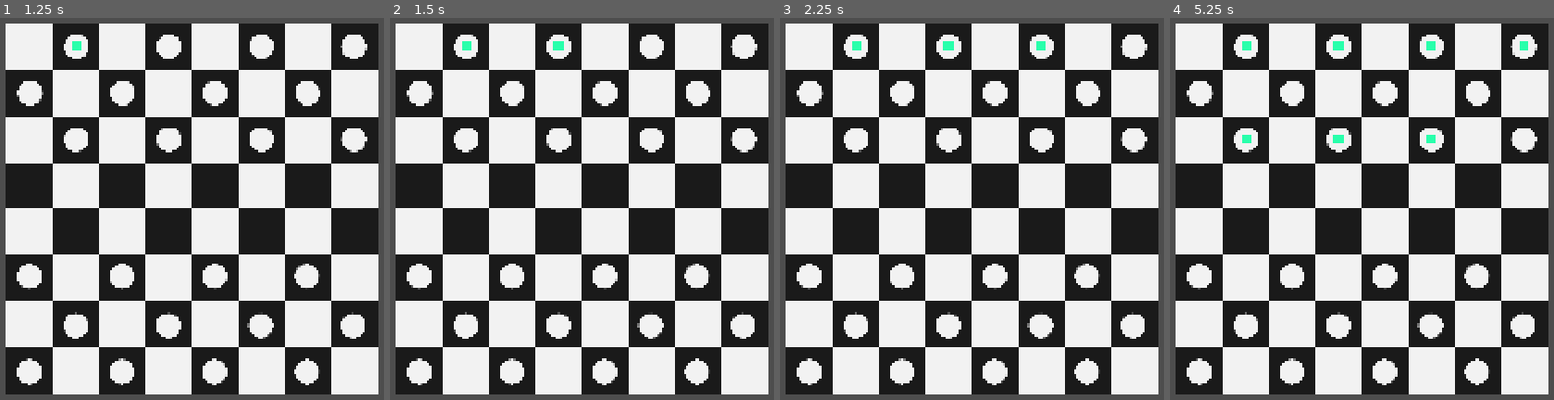
Above: before the commit, frames 1-4 (left to right).
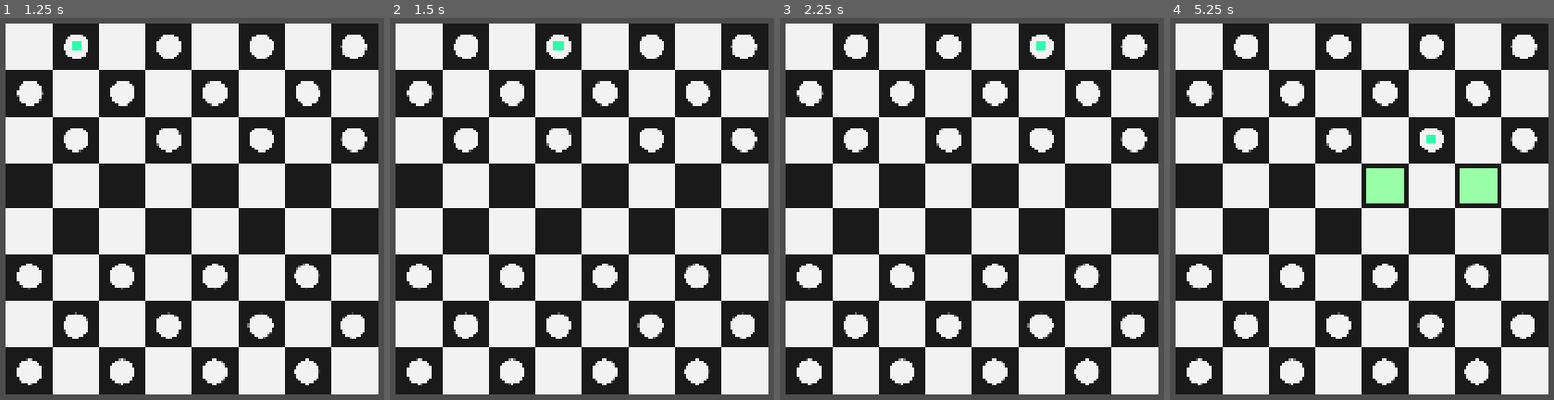
Above: after the commit, the same moments.

Repository: JakeFreedom/PacktNetworking
Game: Godot game, scene res://Checkers/CheckerBoard.tscn
Same seed, same stepped clock (60 frames per second), same inputs: the game is played once before the commit and once after it.
Inputs (mouse positions are in pixels of both pictures, inside the frame that each line leads up to):
- Up to frame 1 (1.25 s): tap Enter at 0.5 s; move the mouse to (76, 44) at 0.52 s; click (76, 44) at 0.67 s
- Up to frame 2 (1.5 s): tap Space at 1.25 s; move the mouse to (558, 44) at 1.27 s; click (558, 44) at 1.42 s
- Up to frame 3 (2.25 s): tap Enter at 2 s; move the mouse to (1041, 44) at 2.02 s; click (1041, 44) at 2.17 s
- Up to frame 4 (5.25 s): tap Space at 2.75, 4.25 s; move the mouse to (1523, 44) at 2.77 s; click (1523, 44) at 2.92 s; tap Enter at 3.5 s; move the mouse to (1246, 140) at 3.52 s; click (1246, 140) at 3.67 s; move the mouse to (1338, 140) at 4.27 s; click (1338, 140) at 4.42 s; move the mouse to (1431, 140) at 5.02 s; click (1431, 140) at 5.17 s

Frame 1 is identical in both runs. In frame 2, less than 0.1% of the frame differs, in the area x 18-22%, y 6-9%; in frame 3, 0.1%; in frame 4, 2.2%, in the area x 18-94%, y 6-49%.

Commit message:
Piece detection and movement

Diff:
--- a/Checkers/CheckerBoard.gd
+++ b/Checkers/CheckerBoard.gd
@@ -5,11 +5,11 @@
 
 @onready var black_team = $BlackTeam
 @onready var white_team = $WhiteTeam
-@onready var free_cell = $FreeCell
-
+@export  var free_cell: PackedScene
+@onready var free_cell_container = $FreeCells
 const DIRECTIONS_CELLS_KING = [Vector2i(-1, -1), Vector2i(1, -1), Vector2i(1, 1), Vector2i(-1, 1)]
-const DIRECTIONS_CELLS_BLACK = [Vector2i(-1, -1), Vector2i(1, -1)]
-const DIRECTIONS_CELLS_WHITE = [Vector2i(1, 1), Vector2i(-1, 1)]
+const DIRECTIONS_CELLS_BLACK = [Vector2i(-20,-13), Vector2i(-10,-13)]
+const DIRECTIONS_CELLS_WHITE = [Vector2i(5, 5), Vector2i(-5, 5)]
 
 
 enum Teams{BLACK,WHITE}
@@ -52,38 +52,210 @@
 func map_pieces(team):
 	#var index: int = 1
 	for piece in team.get_children():
-		#index+=1
-		#print(str(index))
 		var piece_position = local_to_map(piece.position)
-		meta_board[piece_position] = piece_position
+		#print(team.name + "::"+ str(piece.name) +" "+ str(piece_position))
+		meta_board[piece_position] = piece
 		piece.selected.connect(_on_piece_selected.bind(piece))
 
 
 
+func _on_piece_selected(piece: Node2D) -> void:
+	#print(piece.name + str(local_to_map(piece.position)))
+	if selected_piece == null:
+		selected_piece = piece
+		SelectPiece(piece)
+	else:
+		selected_piece.OnDeselected()
+		selected_piece = piece
+		SelectPiece(piece)
+
+
+func SelectPiece(piece: Node2D)->void:
+	clear_free_cells()
+	selected_piece = piece
+	#var selected_piece_cell = local_to_map(selected_piece.position)
+	var available_cells = SearchAvailableCells(selected_piece)
+	for cell in available_cells:
+		AddFreeCell(cell)
+	pass
+
+
+func SearchAvailableCells(piece: Node2D)-> Array:
+	var available_cells = []
+	var directions = GetPieceDirections(piece)
+	var currentCell = local_to_map(piece.position)
+	var capturing = CanCapture(piece)
+
+
+	for direction in directions:
+		var cell = currentCell+direction
+		#here is the logic to determine if this is a legal move or not
+		#we need to check to see if the space is on the board
+		#need to check to see if there is a piece on the cell(either our own or other player)
+		if not IsOnBoard(cell):
+			continue
+
+		if not IsFreeCell(cell):
+			#is it us
+			if IsOurPiece(cell):
+				continue
+			if IsOpponent(cell):
+				var capturingCell = cell + direction
+				if IsFreeCell(capturingCell):
+					available_cells.append(capturingCell)
+			else:
+				continue
+		else:
+			#available_cells.append(cell)
+			pass
+
+		if not capturing:
+			available_cells.append(cell)
+
+
+		# for space in available_cells:
+		# 	var freeCell =  free_cell.instantiate()
+		# 	freeCell.position = map_to_local(space)
+		# 	free_cell_container.add_child(freeCell)
+		# 	if cell in meta_board:
+		# 		#meta_board[cell] = null
+		# 		print(available_cells.size())
+
+
+
+	return available_cells
+
+func AddFreeCell(cell:Vector2i) -> void:
+	#print("Add Free Cell")
+	var freeCell = free_cell.instantiate()
+	freeCell.Selected.connect(FreeCellSelected)
+	freeCell.position = map_to_local(cell)
+	free_cell_container.add_child(freeCell)
+
+
+func FreeCellSelected(position)-> void:
+	selected_piece.process_mode = Node.PROCESS_MODE_DISABLED
+	selected_piece.OnDeselected()
+	clear_free_cells()
+	disable_pieces()
+	selected_piece.position = position#map_to_local(position)
+
+
+func GetPieceDirections(piece: Node2D)-> Array:
+	var directions = []
+
+	if piece.team == Teams.BLACK:
+		directions = DIRECTIONS_CELLS_BLACK
+	else:
+		directions = DIRECTIONS_CELLS_WHITE
+
+	if piece.is_king:
+		directions = DIRECTIONS_CELLS_KING
+
+	return directions
+
 #RPC Methods
+@rpc("any_peer", "call_local")
 func toggle_turn() -> void:
 	clear_free_cells()
 	var winner = get_winner()
+	if winner:
+		player_won.emit(get_winner())
+		return
+	if current_turn == Teams.BLACK:#swap turns
+		current_turn = Teams.WHITE
+		if not multiplayer.get_peers().size() > 0:
+			enable_pieces(white_team)
+		elif white_team.get_multiplayer_authority() == multiplayer.get_unique_id():
+			enable_pieces(white_team)
+	else:
+		current_turn = Teams.BLACK
+		if not multiplayer.get_peers().size()>0:
+			enable_pieces(black_team)
+		elif black_team.get_multiplayer_authority() == multiplayer.get_unique_id():
+			enable_pieces((black_team))
+
+
+func get_winner() -> Teams:
+	#disable_pieces(white_team)
+	#disable_pieces(black_team)
+	var winner = null
+	if black_team.get_children().size() < 1:
+		winner = "White"
+	elif white_team.get_children().size() < 1:
+		winner = "Black"
+
+	return winner
+
+
+
+func clear_free_cells() -> void:
+	for child in free_cell_container.get_children():
+		child.queue_free()
+
+func IsOnBoard(piece:Vector2i)-> bool:
+	#print("Is on Board" + str(piece))
+	if piece in meta_board:
+		return true
+	else:
+		return false
+
+func IsOpponent(piece: Vector2i) -> bool:
+	if not meta_board[piece].team == current_turn:
+		return true
+
+	return false
+
+func IsFreeCell(piece: Vector2i)-> bool:
+	if not IsOnBoard(piece):
+		return false
+
+	return meta_board[piece] == null
+
+func IsOurPiece(piece: Vector2i) -> bool:
+	print(meta_board[piece].team)
+	return meta_board[piece].team == current_turn
+
+func CanCapture(piece: Node2D) -> bool:
+	var directions = GetPieceDirections(piece)
+	var capturing = false
+	for direction in directions:
+		var current_cell = local_to_map(piece.position)
+		var neighbor_cell = current_cell + direction
+
+		if not IsOnBoard(neighbor_cell):
+			continue
+
+		if IsFreeCell(neighbor_cell):
+			continue
+
+		var cell_content = meta_board[neighbor_cell]
+
+		if not IsOpponent(neighbor_cell):
+			continue
+
+		var capturing_cell = neighbor_cell + direction
+		if not IsOnBoard(capturing_cell):
+			continue
+
+		cell_content = meta_board[capturing_cell]
+
+		if IsFreeCell(capturing_cell):
+			capturing = true
+	return capturing
+
+#we will finish this when we are closer to actually having turns to lock the other player out
+func enable_pieces(team: Node2D) -> void:
 	pass
 
 
-func get_winner() -> Teams:
-	disable_pieces(white_team)
-	disable_pieces(black_team)
-	return Teams.BLACK
+#not sure this is need, we can just call get_tree().process = false or what ever it is.
+func disable_pieces() -> void:
+	if current_turn == Teams.WHITE:
+		for piece in white_team.get_children():
+			piece.process_mode = Node.PROCESS_MODE_DISABLED
+	else:
+		for piece in black_team.get_children():
+			piece.process_mode = Node.PROCESS_MODE_DISABLED
+
 	pass
-
-func _on_piece_selected(piece: Node2D) -> void:
-	#print(local_to_map(piece.position).x)
-	#print(local_to_map(piece.position).y)
-	pass
-
-func clear_free_cells() -> void:
-	pass
-
-
-#not sure this is need, we can just call get_tree().process = false or what ever it is.
-func disable_pieces(team: Node2D) -> void:
-	for piece in team.get_children():
-		piece.disable()
-	pass
--- a/Checkers/CheckerBoard.tscn
+++ b/Checkers/CheckerBoard.tscn
@@ -49,122 +49,121 @@
 tile_map_data = PackedByteArray("AAD9//3/BQAIAAAAAAACAAIABQAIAAAAAAD9/wcABQAIAAAAAAAHAP3/BQAIAAAAAAAHAAcABQAIAAAAAAACAP …(944 unchanged characters)…
 tile_set = SubResource("TileSet_jl1j8")
 script = ExtResource("2_ak0rw")
+free_cell = ExtResource("3_jl1j8")
 
-[node name="FreeCell" parent="." instance=ExtResource("3_jl1j8")]
-visible = false
-position = Vector2(-160, 448)
-
-[node name="BlackTeam" type="Node2D" parent="."]
+[node name="WhiteTeam" type="Node2D" parent="."]
 metadata/_edit_lock_ = true
 
-[node name="Piece27" parent="BlackTeam" instance=ExtResource("2_yojtu")]
+[node name="Piece27" parent="WhiteTeam" instance=ExtResource("2_yojtu")]
 position = Vector2(-400, -560)
 scale = Vector2(0.5, 0.5)
 team = 1
 
-[node name="Piece28" parent="BlackTeam" instance=ExtResource("2_yojtu")]
+[node name="Piece28" parent="WhiteTeam" instance=ExtResource("2_yojtu")]
 position = Vector2(-80, -560)
 scale = Vector2(0.5, 0.5)
 team = 1
 
-[node name="Piece29" parent="BlackTeam" instance=ExtResource("2_yojtu")]
+[node name="Piece29" parent="WhiteTeam" instance=ExtResource("2_yojtu")]
 position = Vector2(240, -560)
 scale = Vector2(0.5, 0.5)
 team = 1
 
-[node name="Piece30" parent="BlackTeam" instance=ExtResource("2_yojtu")]
+[node name="Piece30" parent="WhiteTeam" instance=ExtResource("2_yojtu")]
 position = Vector2(560, -560)
 scale = Vector2(0.5, 0.5)
 team = 1
 
-[node name="Piece35" parent="BlackTeam" instance=ExtResource("2_yojtu")]
+[node name="Piece35" parent="WhiteTeam" instance=ExtResource("2_yojtu")]
 position = Vector2(-400, -240)
 scale = Vector2(0.5, 0.5)
 team = 1
 
-[node name="Piece36" parent="BlackTeam" instance=ExtResource("2_yojtu")]
+[node name="Piece36" parent="WhiteTeam" instance=ExtResource("2_yojtu")]
 position = Vector2(-80, -240)
 scale = Vector2(0.5, 0.5)
 team = 1
 
-[node name="Piece37" parent="BlackTeam" instance=ExtResource("2_yojtu")]
+[node name="Piece37" parent="WhiteTeam" instance=ExtResource("2_yojtu")]
 position = Vector2(240, -240)
 scale = Vector2(0.5, 0.5)
 team = 1
 
-[node name="Piece38" parent="BlackTeam" instance=ExtResource("2_yojtu")]
+[node name="Piece38" parent="WhiteTeam" instance=ExtResource("2_yojtu")]
 position = Vector2(560, -240)
 scale = Vector2(0.5, 0.5)
 team = 1
 
-[node name="Piece31" parent="BlackTeam" instance=ExtResource("2_yojtu")]
+[node name="Piece31" parent="WhiteTeam" instance=ExtResource("2_yojtu")]
 position = Vector2(-560, -400)
 scale = Vector2(0.5, 0.5)
 team = 1
 
-[node name="Piece32" parent="BlackTeam" instance=ExtResource("2_yojtu")]
+[node name="Piece32" parent="WhiteTeam" instance=ExtResource("2_yojtu")]
 position = Vector2(-240, -400)
 scale = Vector2(0.5, 0.5)
 team = 1
 
-[node name="Piece33" parent="BlackTeam" instance=ExtResource("2_yojtu")]
+[node name="Piece33" parent="WhiteTeam" instance=ExtResource("2_yojtu")]
 position = Vector2(80, -400)
 scale = Vector2(0.5, 0.5)
 team = 1
 
-[node name="Piece34" parent="BlackTeam" instance=ExtResource("2_yojtu")]
+[node name="Piece34" parent="WhiteTeam" instance=ExtResource("2_yojtu")]
 position = Vector2(400, -400)
 scale = Vector2(0.5, 0.5)
 team = 1
 
-[node name="WhiteTeam" type="Node2D" parent="."]
+[node name="BlackTeam" type="Node2D" parent="."]
 position = Vector2(-482, -247)
 metadata/_edit_lock_ = true
 
-[node name="Piece" parent="WhiteTeam" instance=ExtResource("2_yojtu")]
+[node name="Piece" parent="BlackTeam" instance=ExtResource("2_yojtu")]
 position = Vector2(-80, 810)
 scale = Vector2(0.5, 0.5)
 
-[node name="Piece2" parent="WhiteTeam" instance=ExtResource("2_yojtu")]
+[node name="Piece2" parent="BlackTeam" instance=ExtResource("2_yojtu")]
 position = Vector2(240, 810)
 scale = Vector2(0.5, 0.5)
 
-[node name="Piece3" parent="WhiteTeam" instance=ExtResource("2_yojtu")]
+[node name="Piece3" parent="BlackTeam" instance=ExtResource("2_yojtu")]
 position = Vector2(560, 810)
 scale = Vector2(0.5, 0.5)
 
-[node name="Piece4" parent="WhiteTeam" instance=ExtResource("2_yojtu")]
+[node name="Piece4" parent="BlackTeam" instance=ExtResource("2_yojtu")]
 position = Vector2(880, 810)
 scale = Vector2(0.5, 0.5)
 
-[node name="Piece9" parent="WhiteTeam" instance=ExtResource("2_yojtu")]
+[node name="Piece9" parent="BlackTeam" instance=ExtResource("2_yojtu")]
 position = Vector2(-80, 480)
 scale = Vector2(0.5, 0.5)
 
-[node name="Piece10" parent="WhiteTeam" instance=ExtResource("2_yojtu")]
+[node name="Piece10" parent="BlackTeam" instance=ExtResource("2_yojtu")]
 position = Vector2(240, 480)
 scale = Vector2(0.5, 0.5)
 
-[node name="Piece11" parent="WhiteTeam" instance=ExtResource("2_yojtu")]
+[node name="Piece11" parent="BlackTeam" instance=ExtResource("2_yojtu")]
 position = Vector2(560, 480)
 scale = Vector2(0.5, 0.5)
 
-[node name="Piece12" parent="WhiteTeam" instance=ExtResource("2_yojtu")]
+[node name="Piece12" parent="BlackTeam" instance=ExtResource("2_yojtu")]
 position = Vector2(880, 480)
 scale = Vector2(0.5, 0.5)
 
-[node name="Piece5" parent="WhiteTeam" instance=ExtResource("2_yojtu")]
+[node name="Piece5" parent="BlackTeam" instance=ExtResource("2_yojtu")]
 position = Vector2(80, 650)
 scale = Vector2(0.5, 0.5)
 
-[node name="Piece6" parent="WhiteTeam" instance=ExtResource("2_yojtu")]
+[node name="Piece6" parent="BlackTeam" instance=ExtResource("2_yojtu")]
 position = Vector2(400, 650)
 scale = Vector2(0.5, 0.5)
 
-[node name="Piece7" parent="WhiteTeam" instance=ExtResource("2_yojtu")]
+[node name="Piece7" parent="BlackTeam" instance=ExtResource("2_yojtu")]
 position = Vector2(720, 650)
 scale = Vector2(0.5, 0.5)
 
-[node name="Piece8" parent="WhiteTeam" instance=ExtResource("2_yojtu")]
+[node name="Piece8" parent="BlackTeam" instance=ExtResource("2_yojtu")]
 position = Vector2(1040, 650)
 scale = Vector2(0.5, 0.5)
+
+[node name="FreeCells" type="Node2D" parent="."]
--- a/Checkers/FreeCell.gd
+++ b/Checkers/FreeCell.gd
@@ -4,10 +4,10 @@
 
 signal Selected(cell_position)
 
-# func _input_event(viewport: Viewport, event: InputEvent, shape_idx: int) -> void:
-# 	if event is InputEventMouseButton:
-# 		if event.button_index == 1 and event.pressed:
-# 			Select()
+func _input_event(viewport: Viewport, event: InputEvent, shape_idx: int) -> void:
+	if event is InputEventMouseButton:
+		if event.button_index == 1 and event.pressed:
+			Select()
 
 
 func Select() -> void:
--- a/Checkers/Piece/Piece.gd
+++ b/Checkers/Piece/Piece.gd
@@ -29,9 +29,12 @@
 
 
 func select() -> void:
-	selected_color_rect.visible = true
-	selected.emit()
-	pass
+	if not is_selected:
+		selected_color_rect.visible = true
+		is_selected = true
+		selected.emit()
+	else:
+		OnDeselected()
 
 
 func _set_is_king(_value)->void:
@@ -39,4 +42,6 @@
 
 
 func OnDeselected()-> void:
+	selected_color_rect.visible = false
+	is_selected = false
 	deselected.emit()
